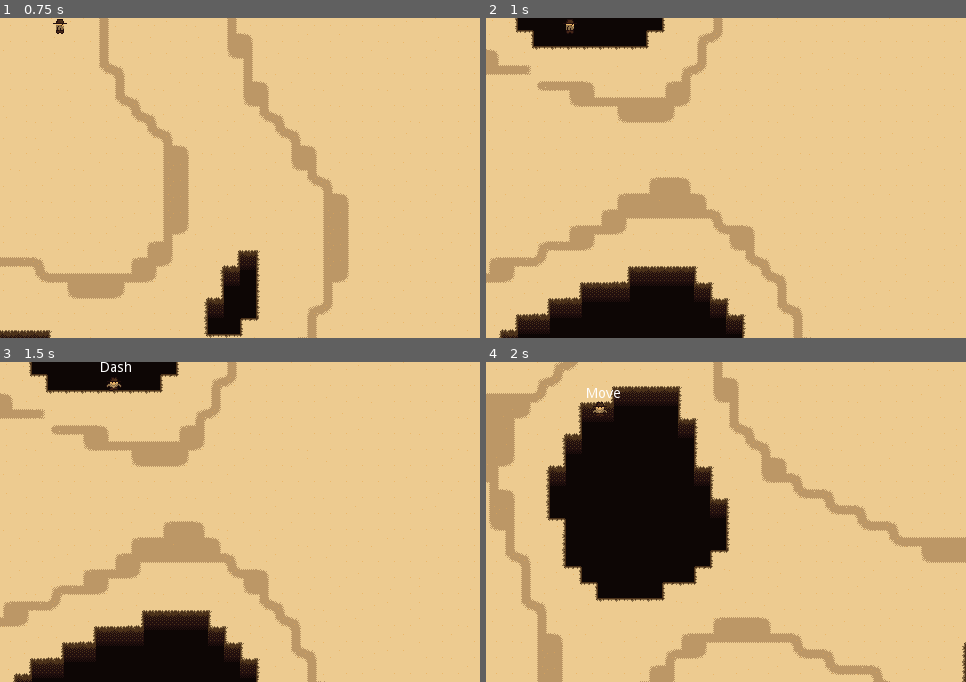
Above: before the commit, frames 1-4 (two rows, left to right).
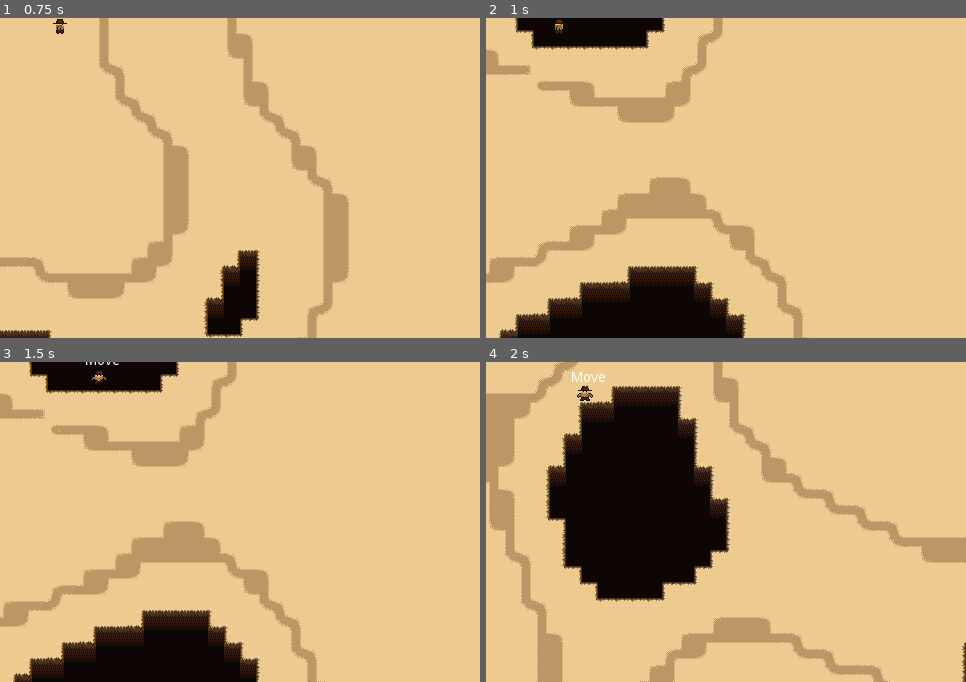
Above: after the commit, the same moments.

Repository: mikahimself/gun-fighters
Game: Godot game, scene res://scenes/World.tscn
The game is run twice, just before and just after one commit, with the same random seed, the same clock (stepped at 60 frames per second) and the same inputs.
Inputs:
- Up to frame 1 (0.75 s): tap Enter (ui_accept) at 0.5 s; hold Right (move_right) from 0.53 s (still down); hold M (move_dash) from 0.53 s (still down)
- Up to frame 2 (1 s): keep holding Right (move_right); keep holding M (move_dash); tap Enter (ui_accept) at 0.77 s
- Up to frame 3 (1.5 s): release Right (move_right) at 1.28 s; release M (move_dash) at 1.28 s; hold Down (move_down) from 1.28 s (still down); tap M (move_dash) at 1.35 s
- Up to frame 4 (2 s): keep holding Down (move_down); tap Enter (ui_accept) at 1.52 s

Frame 1 is identical in both runs. In frame 2, less than 0.1% of the frame differs, in the area x 14-19%, y 0-5%; in frame 3, 0.2%; in frame 4, 0.3%, in the area x 17-28%, y 3-18%.

Commit message:
Add cooldown to dash, normalize dash direction

Diff:
--- a/scripts/Dash.gd
+++ b/scripts/Dash.gd
@@ -1,21 +1,39 @@
 extends "res://scripts/Motion.gd"
 
-var timer
+var dashTimer: Timer
+var dashCooldownTimer: Timer
+var dashTime = 0.25
+var dashCooldownTime = 1.0
 
 func enter(_msg := {}) -> void:
-	print("Move")
-	timer = Timer.new()
-	timer.set_one_shot(true)
-	timer.set_wait_time(0.25)
-	timer.connect("timeout", self, "_on_dash_timeout")
-	add_child(timer)
-	timer.start()
+	print("Dash")
+	setup_dash_timer()
+	owner.canDash = false
+
+func setup_dash_timer():
+	dashTimer = Timer.new()
+	dashTimer.set_one_shot(true)
+	dashTimer.set_wait_time(dashTime)
+	dashTimer.connect("timeout", self, "_on_dash_timeout")
+	add_child(dashTimer)
+	dashTimer.start()
+
+func setup_cooldown_timer():
+	dashCooldownTimer = Timer.new()
+	dashCooldownTimer.set_one_shot(true)
+	dashCooldownTimer.set_wait_time(dashTime)
+	dashCooldownTimer.connect("timeout", self, "_on_dash_cooldown_timeout")
+	add_child(dashCooldownTimer)
+	dashCooldownTimer.start()
 
 func process(delta: float) -> void:
-	var vel =  owner.facing * owner.dash_speed
+	var vel =  owner.facing.normalized() * owner.dash_speed
 	owner.move_and_slide(vel)
-
 
 func _on_dash_timeout():
 	print("end dash")
+	setup_cooldown_timer()
 	state_machine.transition_to("Move")
+
+func _on_dash_cooldown_timeout():
+	owner.canDash = true
--- a/scripts/Move.gd
+++ b/scripts/Move.gd
@@ -8,7 +8,7 @@
 	if input_direction.length() == 0:
 		state_machine.transition_to("Idle")
 		return
-	if Input.is_action_pressed("move_dash"):
+	if Input.is_action_pressed("move_dash") and owner.canDash:
 		state_machine.transition_to("Dash");
 	owner.facing = input_direction
 	var vel = calculate_velocity(delta, input_direction)
--- a/scripts/Player.gd
+++ b/scripts/Player.gd
@@ -6,6 +6,8 @@
 var speed = 0
 var facing := Vector2(1, 0)
 var acceleration = 0.5
+var canDash = true
+
 onready var state_label = $StateLabel
 onready var rays = $Rays.get_children()
 
